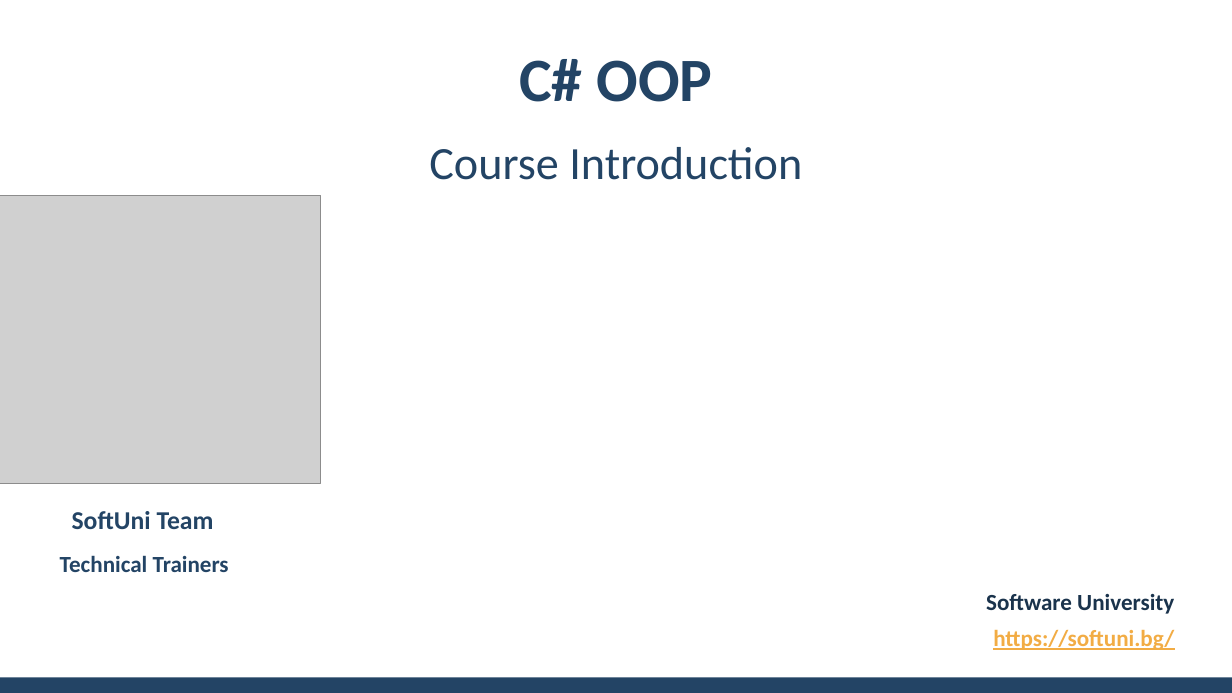
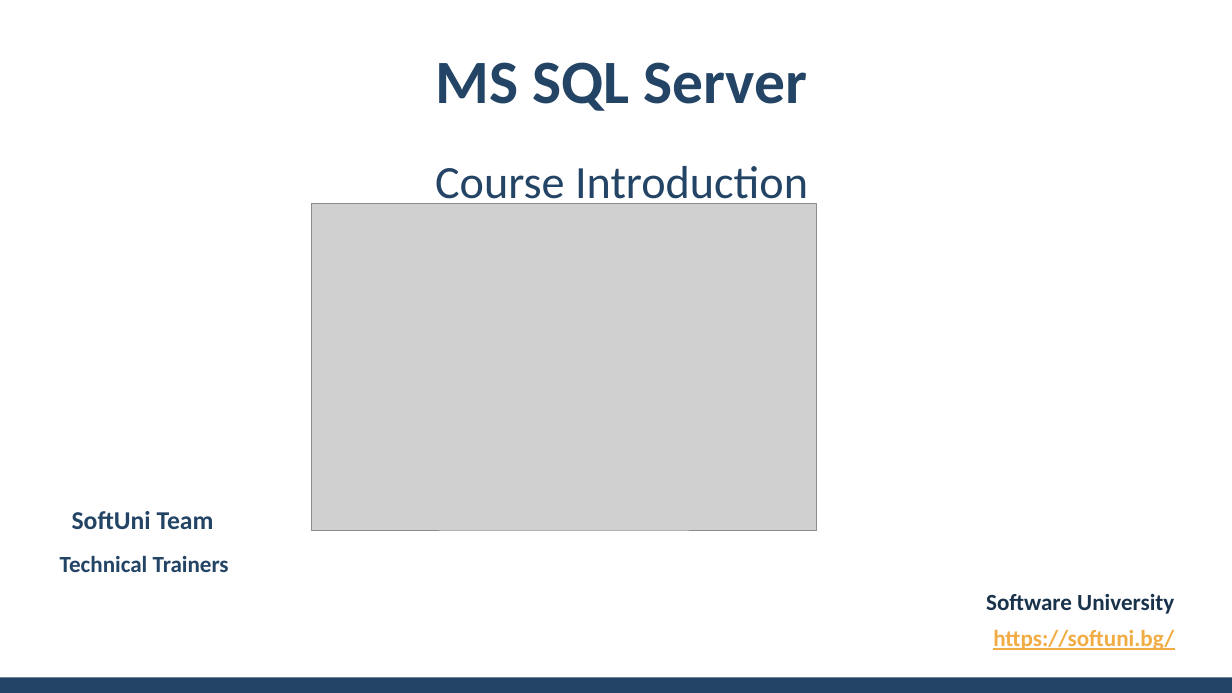
Before and after one commit to ErayErol/Software-University-Courses, a slide deck: slide 1 of 2021.01 - [ MS SQL Server ]/00 - [ Course Introduction ]/Presentation.pptx. Drawn at 1232x693 pixels with LibreOffice and Linux fonts; fonts in the diff are those of the drawing; grey boxes stand for pictures; background and template pictures are left out. Boxes give left, top, right and bottom in pixels: in the first picture for what was removed or moved away, otherwise in the second. Text is boxed around its words. In the diff, an @@ line names an element or a change of style, - is before the commit and + after.

```diff
--- a/2021.01 - [ MS SQL Server ]/00 - [ Course Introduction ]/Presentation.pptx
+++ b/2021.01 - [ MS SQL Server ]/00 - [ Course Introduction ]/Presentation.pptx
@@ title at [435,62,807,111]: text changed @@
-C# OOP
+MS SQL Server
@@ subtitle "Course Introduction" rewrapped from [429,147,802,180] to [435,166,808,210] @@
@@ picture removed at [0,195,321,483] @@
@@ picture added at [311,204,817,531] @@
```
Also in this commit, not shown: 11 other slides changed, 5 slides added, 7 slides removed, 16 other files.
